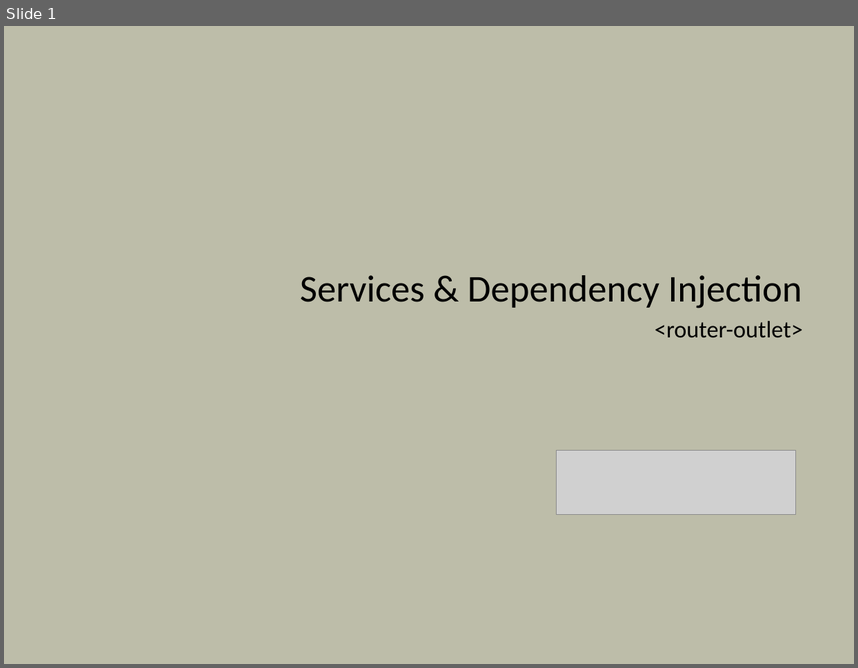
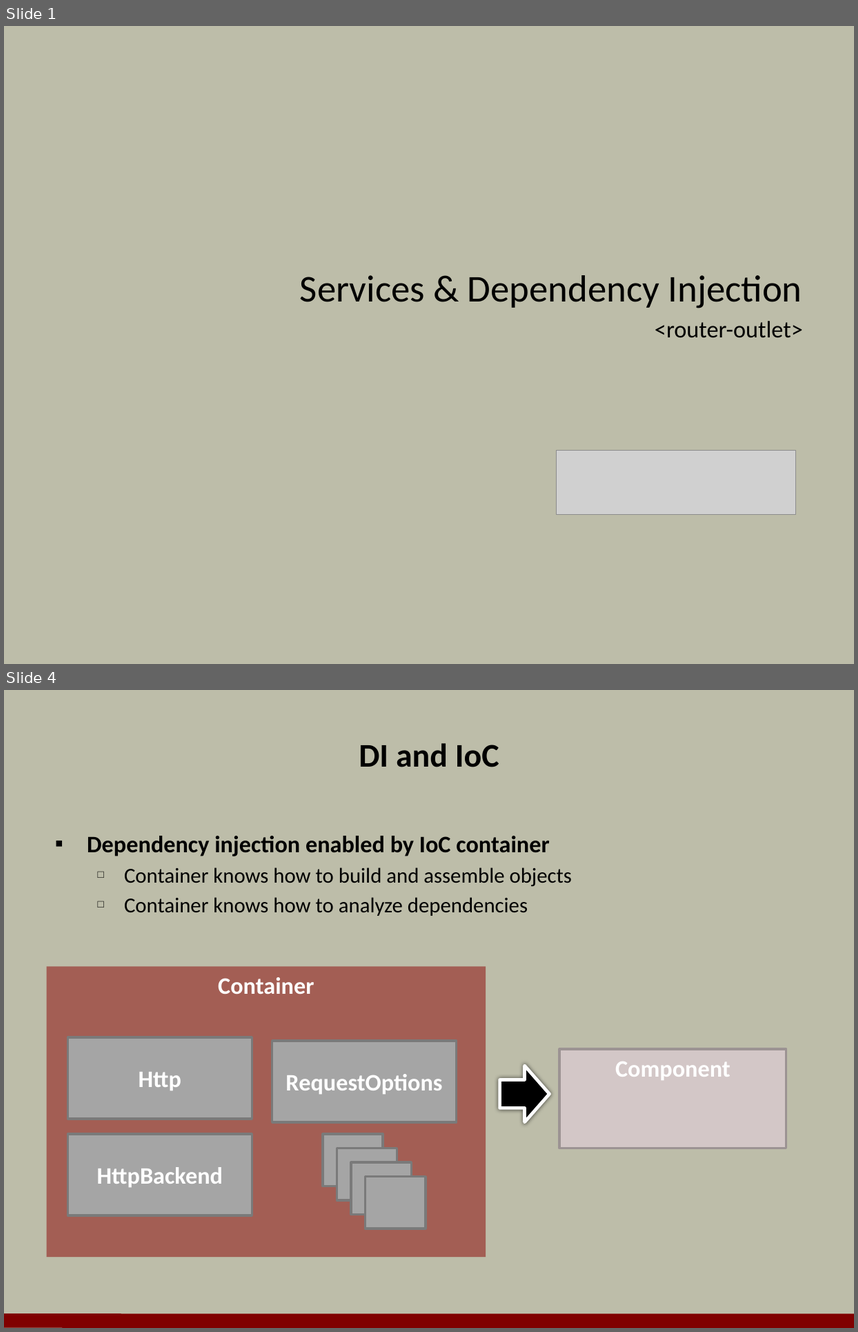
Before and after one commit to OdeToCode/classes, a slide deck: angular2/slides/04_Services_DI.pptx. Shown one above the other, each under a label of ours: slide 1 before the commit, slides 1 and 4 after it; the slides between them are not shown. The pictures are 858x668 and 858x1332 pixels, drawn with LibreOffice and Linux fonts; fonts in the diff are those of the drawing; grey boxes stand for pictures; background and template pictures are left out. Boxes give left, top, right and bottom in pixels: in the first picture for what was removed or moved away, otherwise in the second. Text is boxed around its words. In the diff, an @@ line names an element or a change of style, - is before the commit and + after.

```diff
--- a/angular2/slides/04_Services_DI.pptx
+++ b/angular2/slides/04_Services_DI.pptx
@@ slide 4 added at (4,690,854,1328), background #BDBDA9 @@
@@ title added at (359,743,499,767), 28 pt, text #000000, bold @@
+DI and IoC
@@ text added at (87,836,572,916), 18 pt, text #000000 @@
+▪ Dependency injection enabled by IoC container
+  □ Container knows how to build and assemble objects
+  □ Container knows how to analyze dependencies
@@ rectangle added at (47,966,486,1257), fill #8B0000 at 50% opacity, 20 pt, text #FFFFFF, bold @@
+Container
@@ rectangle added at (67,1037,252,1118), fill #A5A5A5, outline #7A7A7A 2 pt, 20 pt, text #FFFFFF, bold @@
+Http
@@ rectangle added at (272,1041,456,1122), fill #A5A5A5, outline #7A7A7A 2 pt, 20 pt, text #FFFFFF, bold @@
+RequestOptions
@@ rectangle added at (560,1049,787,1148), fill #D3C7C7, outline #9C9393 2 pt, 20 pt, text #FFFFFF, bold @@
+Component
@@ right arrow added at (499,1066,549,1122), fill #000000, outline #FFFFFF 2.75 pt @@
@@ rectangle added at (67,1134,252,1215), fill #A5A5A5, outline #7A7A7A 2 pt, 20 pt, text #FFFFFF, bold @@
+HttpBackend
@@ rectangle added at (323,1134,383,1185), fill #A5A5A5, outline #7A7A7A 2 pt @@
@@ rectangle added at (337,1148,397,1200), fill #A5A5A5, outline #7A7A7A 2 pt @@
@@ rectangle added at (351,1162,411,1214), fill #A5A5A5, outline #7A7A7A 2 pt @@
@@ rectangle added at (366,1176,426,1228), fill #A5A5A5, outline #7A7A7A 2 pt @@
@@ line added from (4, 1320) to (854, 1321), #800000 12 pt @@
```
Also in this commit, not shown: 16 other slides added, 1 other file.
